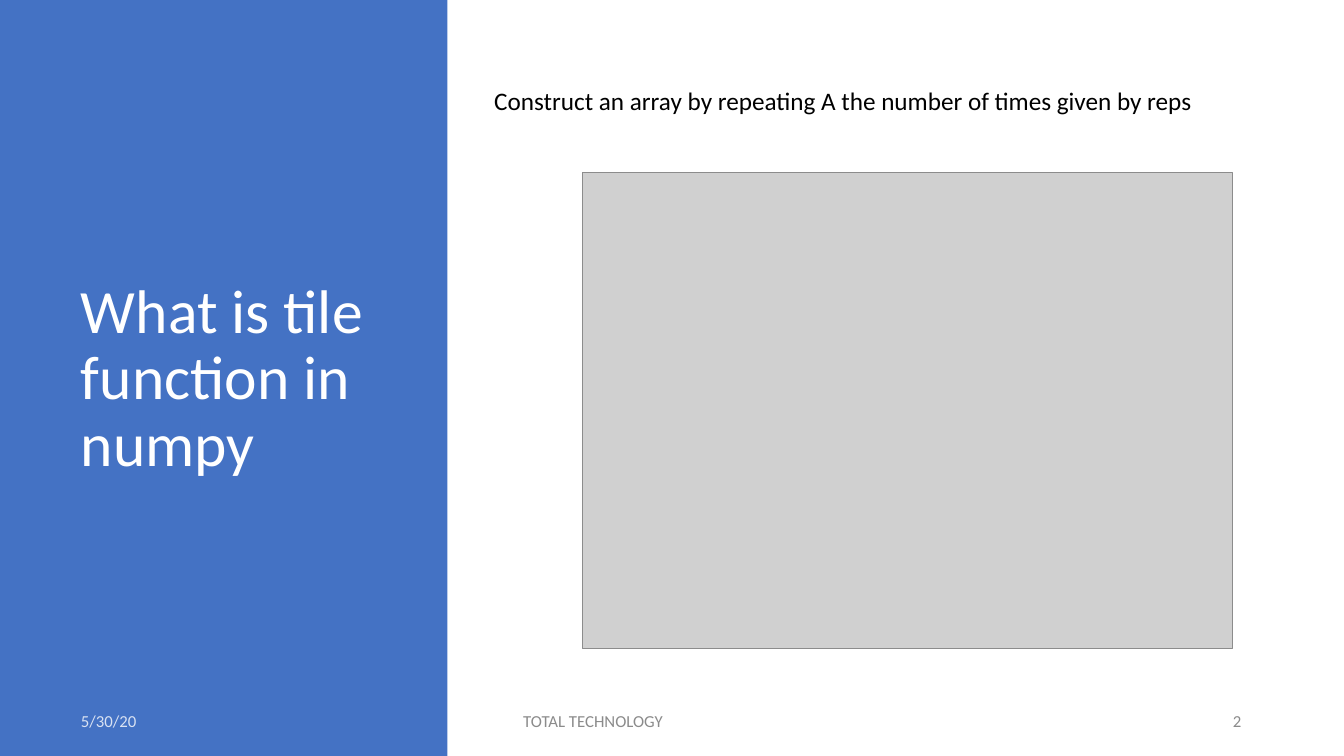
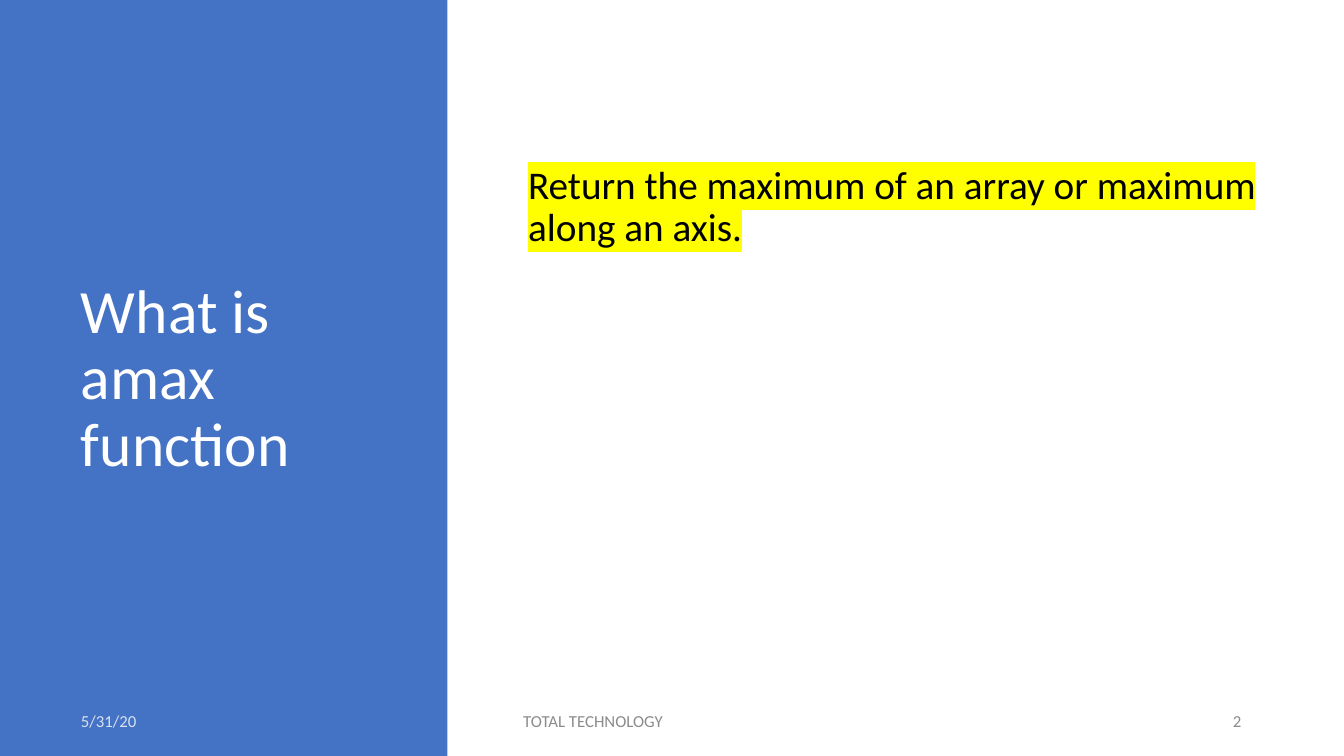
Before and after one commit to ronidas39/NUMPY_TUTORIAL, a slide deck: slide 2 of NUMPY_TUTORIAL_18_SLIDE.pptx. Drawn at 1344x756 pixels with LibreOffice and Linux fonts; fonts in the diff are those of the drawing; grey boxes stand for pictures. Boxes give left, top, right and bottom in pixels: in the first picture for what was removed or moved away, otherwise in the second. Text is boxed around its words. In the diff, an @@ line names an element or a change of style, - is before the commit and + after.

```diff
--- a/NUMPY_TUTORIAL_18_SLIDE.pptx
+++ b/NUMPY_TUTORIAL_18_SLIDE.pptx
@@ text removed at [494,92,1191,115] @@
-Construct an array by repeating A the number of times given by reps
@@ text added at [528,166,1256,248], 28 pt, text #000000 @@
+Return the maximum of an array or maximum along an axis.
@@ picture removed at [583,172,1232,648] @@
@@ title at [81,290,290,467]: text changed @@
-What is tile function in numpy
+What is amax function
@@ text at [81,715,136,728]: text changed @@
-5/30/20
+5/31/20
```
Also in this commit, not shown: 2 other slides changed, 4 slides added, 2 other files.
